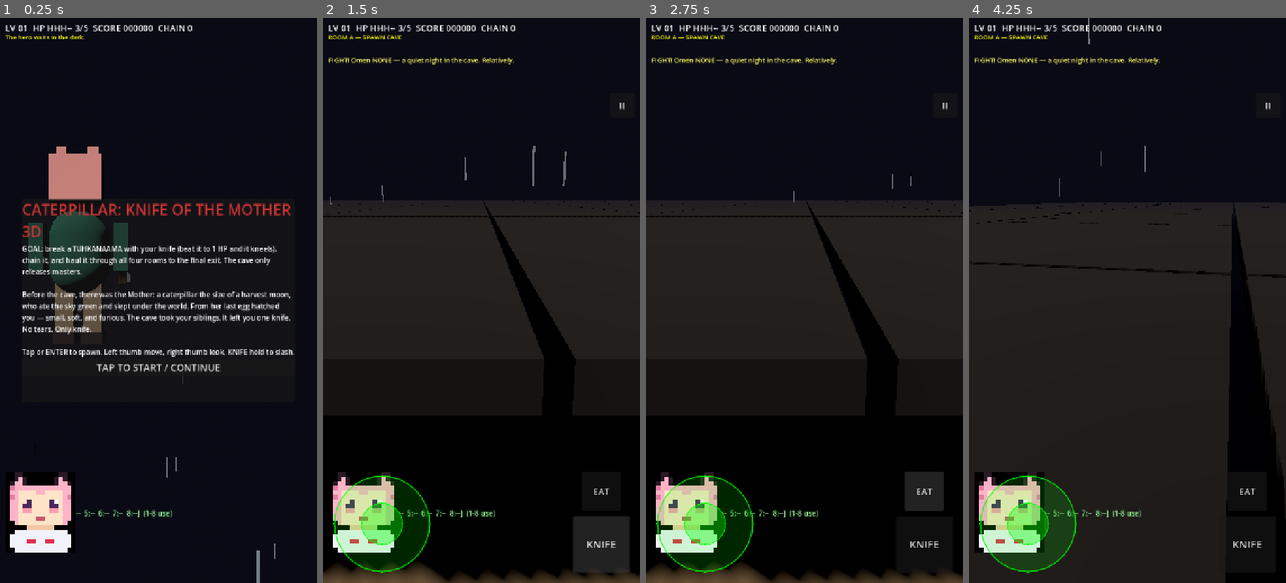
Above: before the commit, frames 1-4 (left to right).
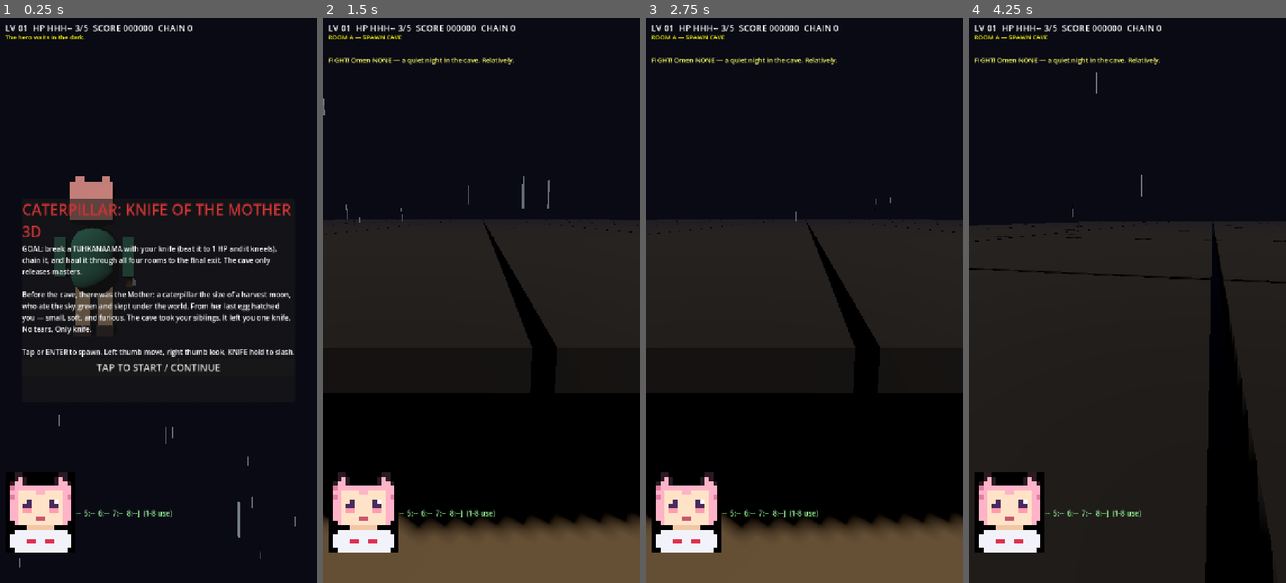
Above: after the commit, the same moments.

Repository: taistelupelto-rgb/tuomon-oma-videopeli
Game: Godot game, scene res://main.tscn
Two runs of this game, one before a commit and one after it. Both use one fixed random seed, a clock stepped at 60 frames per second and the inputs below.
Inputs (mouse positions are in pixels of both pictures, inside the frame that each line leads up to):
- Up to frame 1 (0.25 s): no input
- Up to frame 2 (1.5 s): click "TAP TO START / CONTINUE" at 0.5 s; click (601, 543) at 1.25 s, where only the run before the commit has a clickable "KNIFE"
- Up to frame 3 (2.75 s): click (924, 492) at 2 s, where only the run before the commit has a clickable "EAT"
- Up to frame 4 (4.25 s): click (1266, 102) at 2.75 s, where only the run before the commit has a clickable "II"; tap Enter at 3.5, 3.6 s; move the mouse to (1197, 272) at 3.52 s; hold Right from 3.53 s (still down); click (1197, 272) at 3.67 s; tap Space at 3.77 s

The runs differ from the first frame. In frame 1, 4.6% of the frame differs, in the area x 6-94%, y 22-100%; in frame 2, 16%; in frame 3, 17%, in the area x 0-100%, y 15-100%; in frame 4, 14%.

Commit message:
feat: phone polish, touch autogate portrait FOV web perf
Touch buttons hide on non-touch desktop until first touch.
Pause target 72px. Portrait FOV 82, landscape 70.
Web: sun shadows off, rain 80.

Diff:
--- a/main.gd
+++ b/main.gd
@@ -146,6 +146,7 @@
 var joy_base: Panel
 var joy_knob: Panel
 var touch_layer: CanvasLayer
+var has_touch := false
 
 func _ready() -> void:
 	autoplay = false
@@ -340,6 +341,10 @@
 # ---------------- per-frame ----------------
 
 func _input(event: InputEvent) -> void:
+	if event is InputEventScreenTouch and event.pressed:
+		has_touch = true
+	if event is InputEventScreenDrag:
+		has_touch = true
 	if event is InputEventScreenTouch:
 		var vp := get_viewport().get_visible_rect().size
 		if event.pressed:
@@ -420,6 +425,9 @@
 
 func _process(delta: float) -> void:
 	tick += 1
+	if tick % 60 == 0:
+		var s := get_viewport().get_visible_rect().size
+		cam.fov = 82.0 if s.y > s.x else 70.0
 	if cap_t > 0.0:
 		cap_t -= delta
 		if cap_t <= 0.0:
@@ -938,11 +946,13 @@
 	sun.light_color = Color(1.0, 0.93, 0.78)
 	sun.light_energy = 1.1
 	sun.shadow_enabled = true
+	if OS.has_feature("web"):
+		sun.shadow_enabled = false
 	sun.rotation_degrees = Vector3(-48, -35, 0)
 	add_child(sun)
 	# rain streaks falling around the player
 	rain = GPUParticles3D.new()
-	rain.amount = 160
+	rain.amount = 80 if OS.has_feature("web") else 160
 	rain.lifetime = 1.1
 	rain.preprocess = 1.1
 	var pm := ParticleProcessMaterial.new()
@@ -1048,6 +1058,9 @@
 	spring.add_excluded_object(player_node.get_rid())
 	cam = Camera3D.new()
 	cam.fov = 70.0
+	var vs := get_viewport().get_visible_rect().size
+	if vs.y > vs.x:
+		cam.fov = 82.0
 	spring.add_child(cam)
 
 func _build_room_nodes() -> void:
@@ -1337,6 +1350,7 @@
 	touch_layer = CanvasLayer.new()
 	touch_layer.layer = 10
 	add_child(touch_layer)
+	touch_layer.visible = false
 	var circle := func(c: Color, radius: int, bw: int) -> StyleBoxFlat:
 		var sb := StyleBoxFlat.new()
 		sb.bg_color = c
@@ -1391,11 +1405,11 @@
 	var pausb := Button.new()
 	pausb.text = "II"
 	pausb.set_anchors_preset(Control.PRESET_TOP_RIGHT)
-	pausb.offset_left = -68
+	pausb.offset_left = -84
 	pausb.offset_top = 170
 	pausb.offset_right = -12
-	pausb.offset_bottom = 226
-	pausb.add_theme_font_size_override("font_size", 20)
+	pausb.offset_bottom = 242
+	pausb.add_theme_font_size_override("font_size", 22)
 	pausb.focus_mode = Control.FOCUS_NONE
 	pausb.mouse_filter = Control.MOUSE_FILTER_STOP
 	pausb.pressed.connect(_on_pause_button)
@@ -1433,7 +1447,7 @@
 		codex_panel.visible = false
 	pause_label.visible = state == "play" and paused_game
 	if is_instance_valid(touch_layer):
-		touch_layer.visible = state == "play"
+		touch_layer.visible = (state == "play") and (has_touch or DisplayServer.is_touchscreen_available())
 	_refresh_hud()
 
 func _codex_text() -> String:
